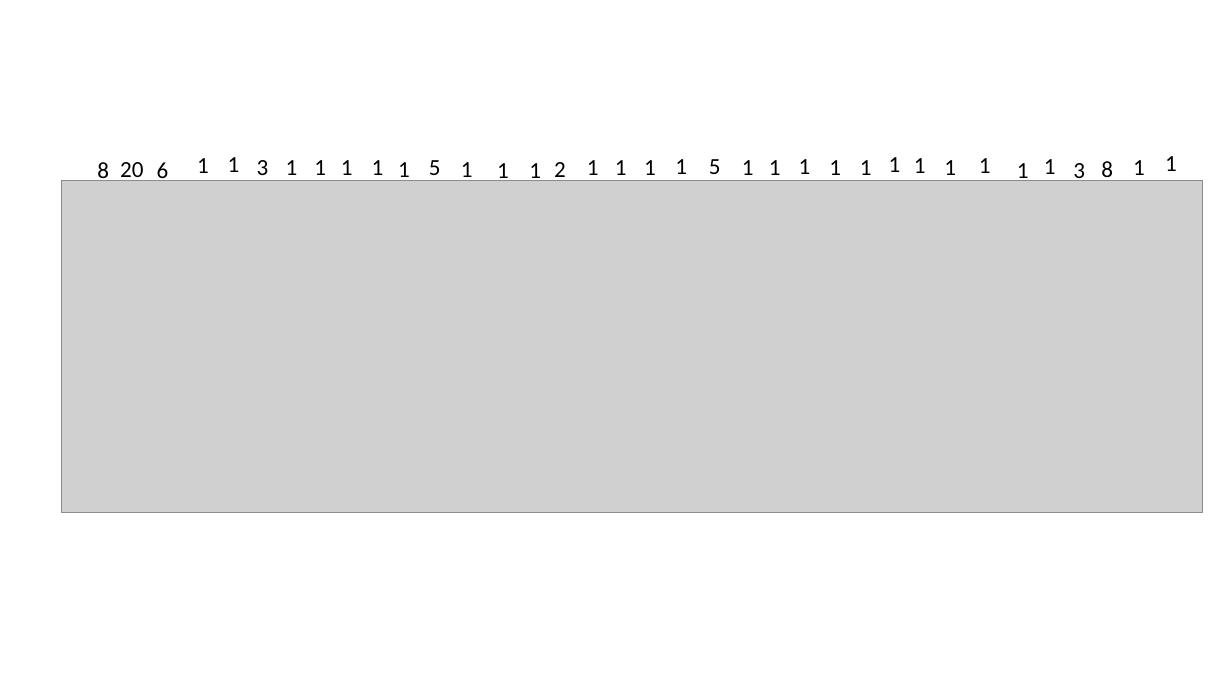
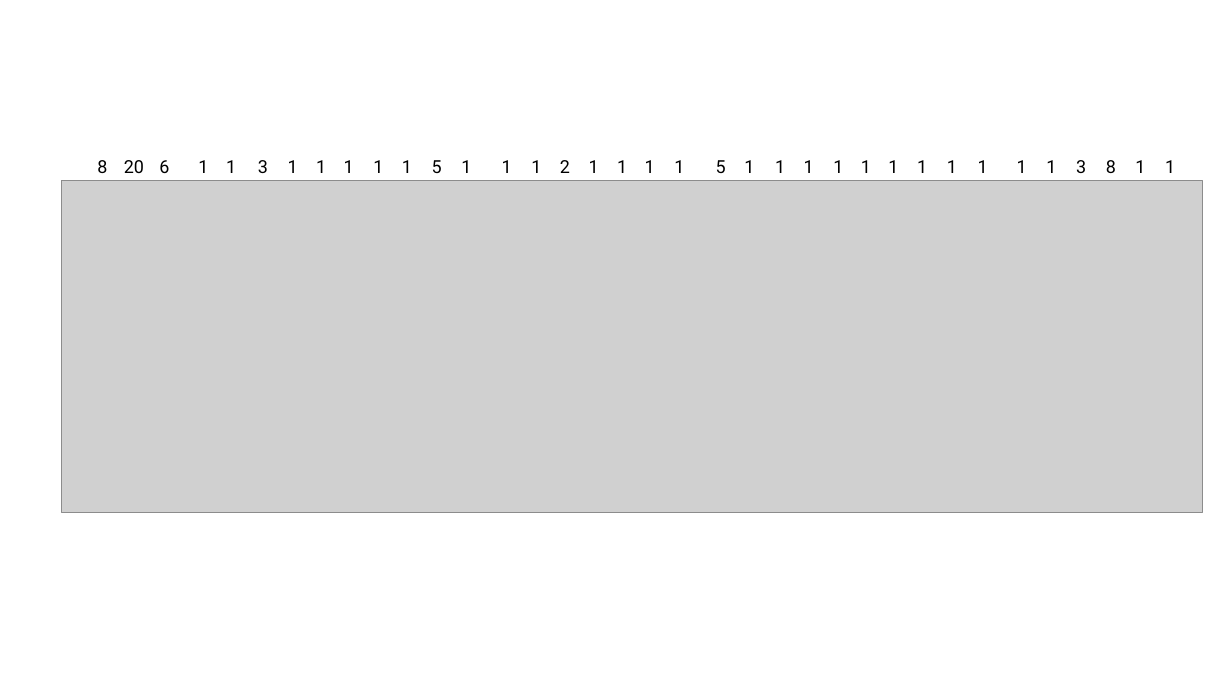
Before and after one commit to erin-shilling/SEFL_Pastreoides_2bRAD, a slide deck: slide 1 of figures/structureplot_nsAdded.pptx. Drawn at 1232x693 pixels with LibreOffice and Linux fonts; fonts in the diff are those of the drawing; grey boxes stand for pictures. Boxes give left, top, right and bottom in pixels: in the first picture for what was removed or moved away, otherwise in the second. Text is boxed around its words. In the diff, an @@ line names an element or a change of style, - is before the commit and + after.

```diff
--- a/figures/structureplot_nsAdded.pptx
+++ b/figures/structureplot_nsAdded.pptx
@@ size 18 to 14 pt, font Calibri to Roboto in 36 elements at box(124, 160, 144, 173), box(258, 160, 268, 173), box(861, 160, 871, 173), box(645, 160, 655, 173), box(461, 160, 471, 173), box(288, 160, 298, 173), box(316, 160, 326, 173), box(373, 160, 383, 173), box(589, 160, 599, 173), box(617, 160, 627, 173), box(1135, 160, 1145, 173), box(674, 160, 684, 173), box(344, 160, 354, 173), box(432, 160, 442, 173), box(947, 160, 957, 173), box(744, 160, 754, 173), box(1017, 160, 1027, 173), box(833, 160, 843, 173), box(1046, 160, 1056, 173), box(97, 160, 107, 173), box(888, 160, 898, 173), box(531, 160, 541, 173), box(402, 160, 412, 173), box(159, 160, 169, 173), box(1076, 160, 1086, 173), box(1106, 160, 1116, 173), box(804, 160, 814, 173), box(775, 160, 785, 173), box(1165, 160, 1175, 173), box(198, 160, 208, 173), box(978, 160, 988, 173), box(560, 160, 570, 173), box(226, 160, 236, 173), box(917, 160, 927, 173), box(716, 160, 726, 173), box(502, 160, 512, 173) @@
@@ text "5": place and size @@
-text "5" at box(709, 159, 721, 174)
+text "5" at box(716, 160, 726, 173)
```
Also in this commit, not shown: 2 slides added, 8 other files.
